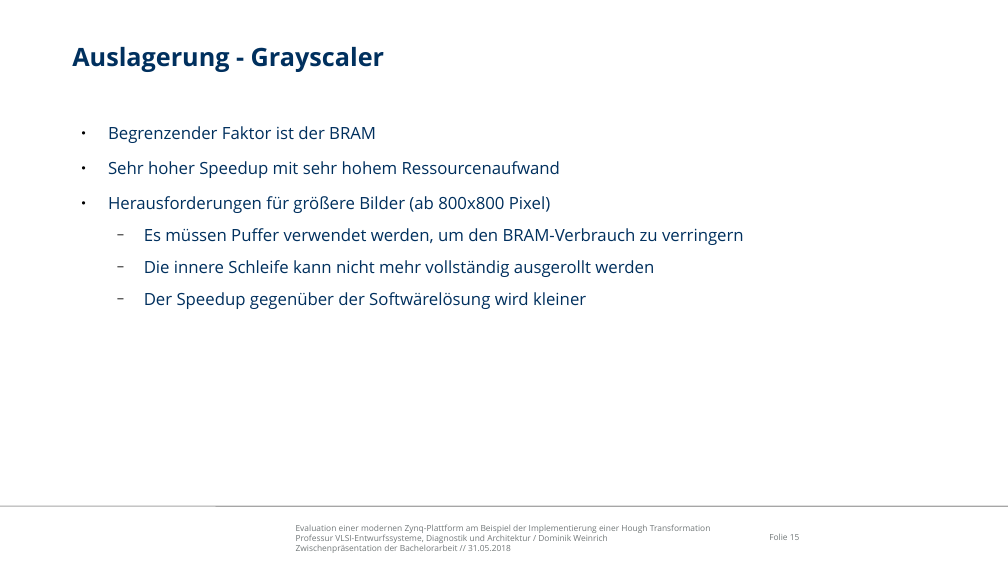
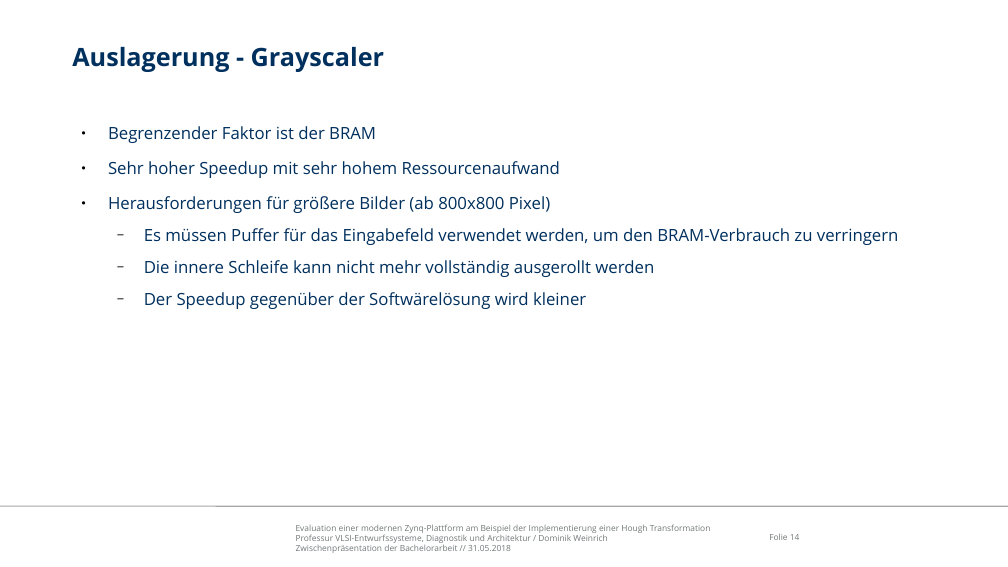
Before and after one commit to freeDom-/hough, a slide deck: slide 14 of Verteidigung/Verteidigung.odp (slide 15 before the commit). Drawn at 1008x567 pixels with LibreOffice and Linux fonts; fonts in the diff are those of the drawing; background and template pictures are left out. Boxes give left, top, right and bottom in pixels: in the first picture for what was removed or moved away, otherwise in the second. Text is boxed around its words. In the diff, an @@ line names an element or a change of style, - is before the commit and + after.

```diff
--- a/Verteidigung/Verteidigung.odp
+++ b/Verteidigung/Verteidigung.odp
@@ text at bbox=[144, 228, 899, 245]: text changed @@
-  − Es müssen Puffer verwendet werden, um den BRAM-Verbrauch zu verringern
+  − Es müssen Puffer für das Eingabefeld verwendet werden, um den BRAM-Verbrauch zu verringern
```
Also in this commit, not shown: 7 other slides changed, 3 slides added, 2 slides removed, 2 other files.
